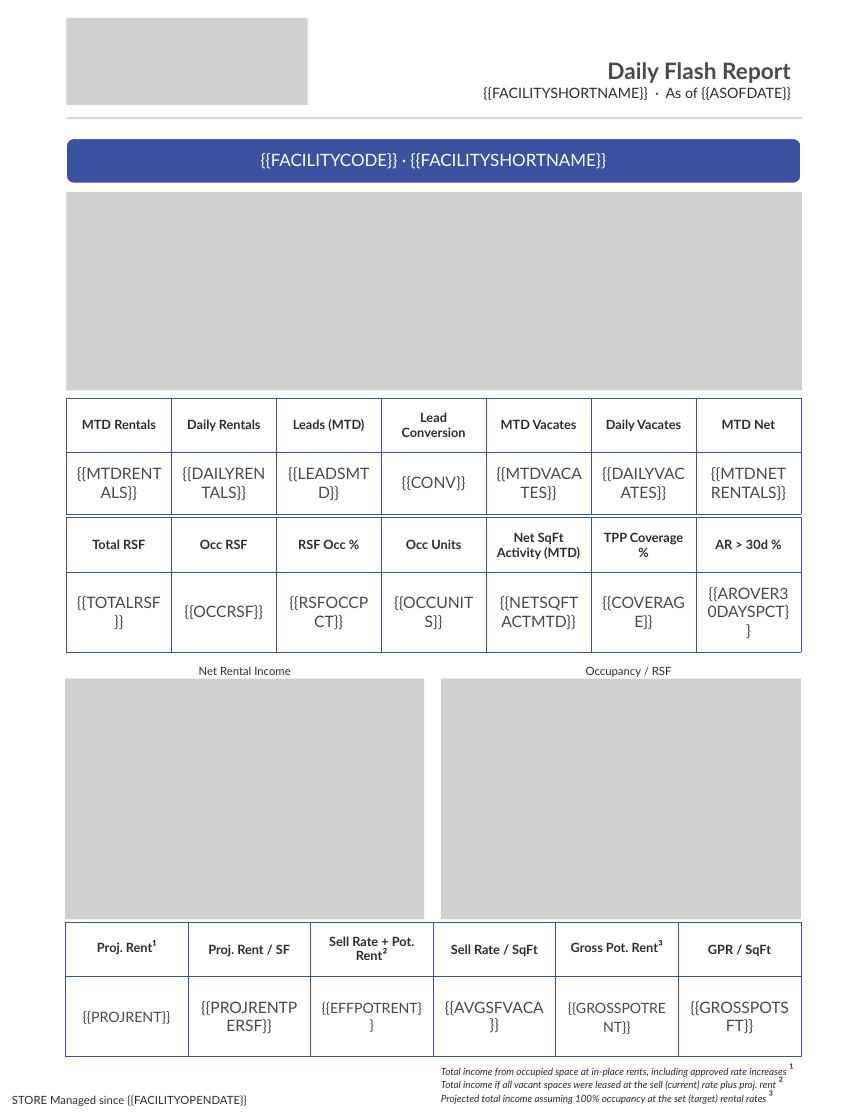
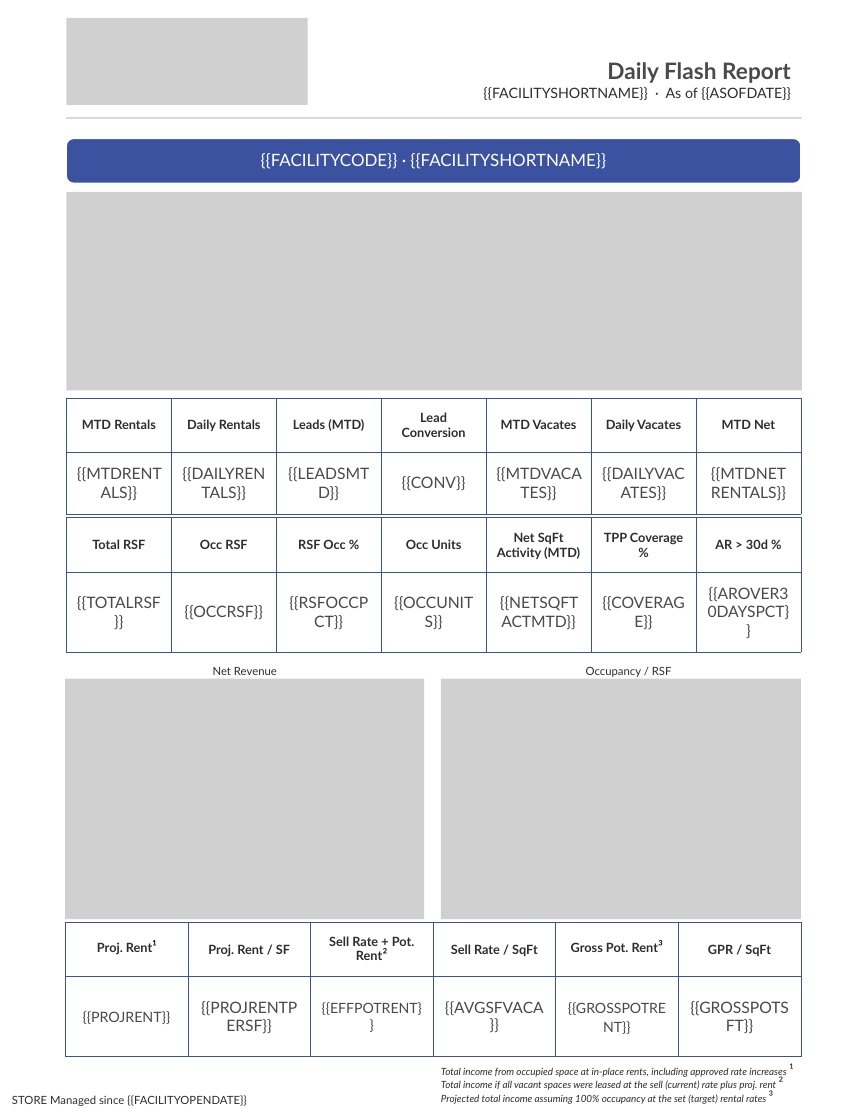
Before and after one commit to alexandermburke/ProformaBuilder, a slide deck: slide 1 of storeinsight/public/FLASHTEMPLATE.pptx. Drawn at 865x1120 pixels with LibreOffice and Linux fonts; fonts in the diff are those of the drawing; grey boxes stand for pictures. Boxes give left, top, right and bottom in pixels: in the first picture for what was removed or moved away, otherwise in the second. Text is boxed around its words. In the diff, an @@ line names an element or a change of style, - is before the commit and + after.

```diff
--- a/storeinsight/public/FLASHTEMPLATE.pptx
+++ b/storeinsight/public/FLASHTEMPLATE.pptx
@@ text at (213,667,277,675): text changed @@
-Net Rental Income
+Net Revenue
```
Also in this commit, not shown: 4 other files.
